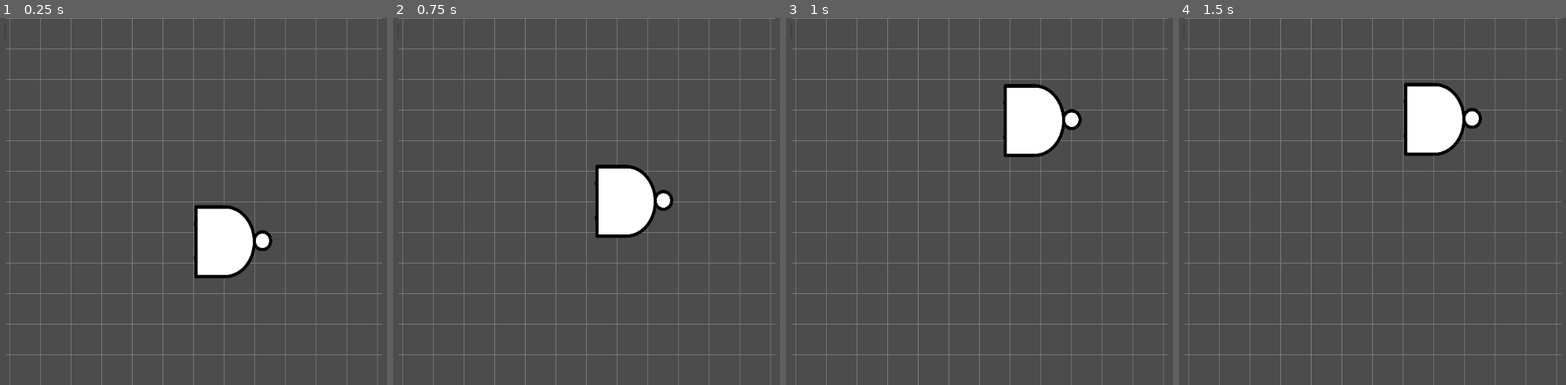
Above: before the commit, frames 1-4 (left to right).
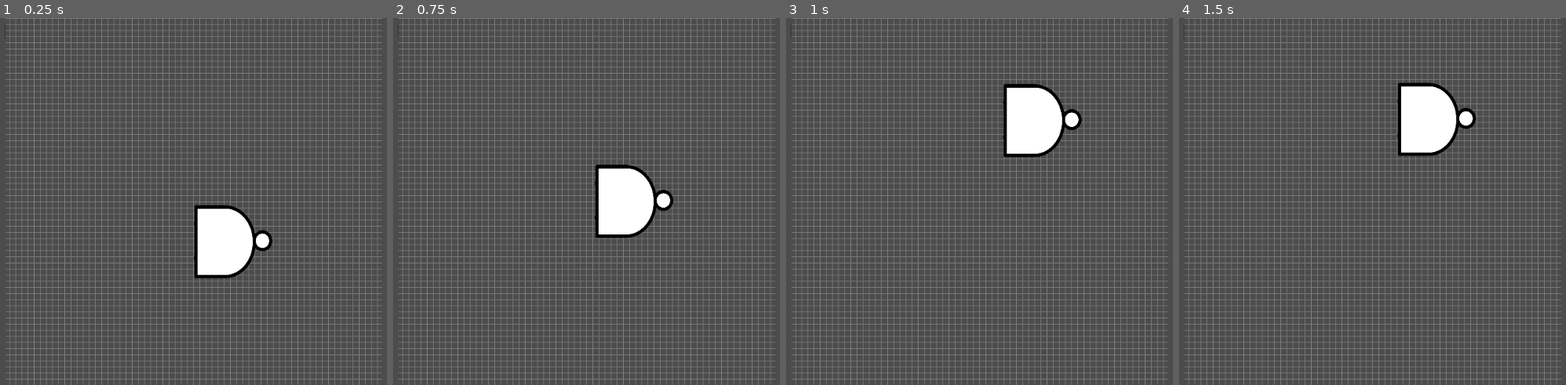
Above: after the commit, the same moments.

Repository: SeanFxyz/assembler_exemplar
Game: Godot game, scene res://scenes/ChipDesigner/ChipDesigner.tscn
Two runs of this game, one before a commit and one after it. Both use one fixed random seed, a clock stepped at 60 frames per second and the inputs below. This scene is started directly instead of the project's main scene.
Inputs (mouse positions are in pixels of both pictures, inside the frame that each line leads up to):
- Up to frame 1 (0.25 s): no input
- Up to frame 2 (0.75 s): tap Enter at 0.5 s; drag from (625, 241) to (648, 120) at 0.52 s
- Up to frame 3 (1 s): no input
- Up to frame 4 (1.5 s): drag from (1248, 219) to (1442, 120) at 1.27 s

The runs differ from the first frame. In frame 1, 14% of the frame differs, in the area x 1-99%, y 0-100%; in frame 2, 14%; in frame 3, 14%; in frame 4, 15%.

Commit message:
Changed grid, NAND snapping, camera zoom.

Diff:
--- a/src/scenes/ChipDesigner/CameraController.gd
+++ b/src/scenes/ChipDesigner/CameraController.gd
@@ -4,7 +4,7 @@
 var zoom_cur := 1.0
 
 # Minimum zoom level
-var zoom_min := 1.0
+var zoom_min := .5
 
 # Maximum zoom level
 var zoom_max := 5.0
--- a/src/scenes/ChipDesigner/Canvas/Grid.gd
+++ b/src/scenes/ChipDesigner/Canvas/Grid.gd
@@ -4,7 +4,7 @@
 export var upper_x_bound = 10000
 export var lower_y_bound = -10000
 export var upper_y_bound = 10000
-export var snap_inc = 50
+export var snap_inc = 10
 export var grid_line_color = Color(.5, .5, .5, 1)
 #onready var view_rect = get_viewport().get_visible_rect()
 
--- a/src/scenes/ChipDesigner/CanvasChips/NAND.gd
+++ b/src/scenes/ChipDesigner/CanvasChips/NAND.gd
@@ -3,7 +3,7 @@
 # Where to implement inputs
 var inputs = {
 }
-var snap_inc = 50
+var snap_inc = 10
 
 # Called when the node enters the scene tree for the first time.
 func _ready():
